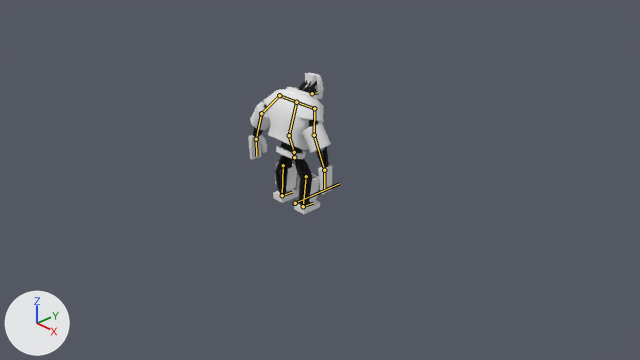
One commit to the Blender file RPG/RPG/data/assets/units/golem/golem.blend: the scene before it, then after it.
Rendered twice from the file's camera 'Camera'. Arrows for +X, +Y and +Z are at lower left; the lights stay in place. The bones that bend it are drawn over the model as lines.
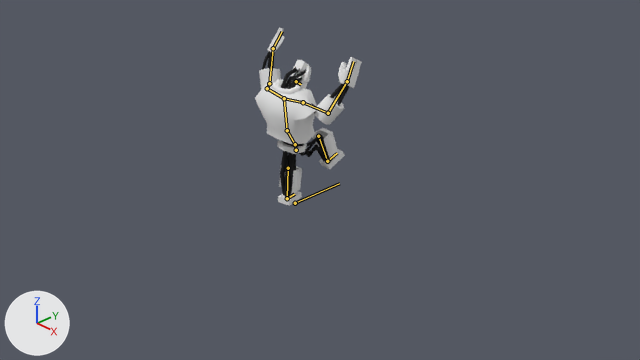
The newer file adds an action. The first version stands in its rest pose; the second is drawn at frame 50 of the action 'attack_stomp'.

Where the change shows, as pixel boxes (x1, y1, x2, y2) in the pictures (640 x 360 px):
'Cube', posed (29% wider, 27% taller)
    before: (249, 73, 332, 214)
    after: (255, 27, 362, 206)
bone 'Hip', root to tip
    before: (294, 157) to (294, 152)
    after: (296, 150) to (295, 144)
bone 'Leg_L', root to tip
    before: (283, 165) to (282, 195)
    after: (288, 168) to (287, 198)
bone 'Foot_L', root to tip
    before: (282, 195) to (292, 192)
    after: (287, 198) to (294, 194)
bone 'Leg_R', root to tip
    before: (306, 176) to (303, 206)
    after: (318, 136) to (327, 161)
bone 'Chest', root to tip
    before: (289, 135) to (296, 102)
    after: (287, 130) to (284, 98)
bone 'Shoulder_R', root to tip
    before: (296, 102) to (314, 108)
    after: (284, 98) to (303, 102)
bone 'UpperArm_R', root to tip
    before: (314, 108) to (314, 135)
    after: (303, 102) to (328, 113)
bone 'LowerArm_R', root to tip
    before: (314, 135) to (324, 170)
    after: (328, 113) to (347, 81)
bone 'Shoulder_L', root to tip
    before: (296, 102) to (279, 95)
    after: (284, 98) to (267, 88)
bone 'UpperArm_L', root to tip
    before: (279, 95) to (261, 113)
    after: (267, 88) to (269, 83)
bone 'LowerArm_L', root to tip
    before: (261, 113) to (256, 139)
    after: (269, 83) to (273, 48)
bone 'Head', root to tip
    before: (312, 93) to (317, 92)
    after: (296, 81) to (301, 84)

The change, as a diff of the scene's bpy script:
```diff
--- a/RPG/RPG/data/assets/units/golem/golem.blend.py
+++ b/RPG/RPG/data/assets/units/golem/golem.blend.py
@@ bone_hip @@
 bone_hip = bpy.data.objects['Armature'].pose.bones['Hip']
-bone_hip.location = (0.0, 0.0, 0.0)
-bone_hip.rotation_quaternion = (1.0, 0.0, 0.0, 0.0)  # degrees (0, 0, 0)
+bone_hip.location = (0.0, 0.117, -0.043)
+bone_hip.rotation_quaternion = (0.899, 0.087, 0.0, 0.0)  # degrees (11, 0, 0)
@@ bone_leg_l @@
 bone_leg_l = bpy.data.objects['Armature'].pose.bones['Leg_L']  # child of 'Hip'
-bone_leg_l.location = (0.0, 0.0, 0.0)
-bone_leg_l.rotation_quaternion = (1.0, 0.0, 0.0, 0.0)  # degrees (0, 0, 0)
+bone_leg_l.location = (0.116, 0.121, -0.093)
+bone_leg_l.rotation_quaternion = (0.995, -0.095, -0.043, -0.005)  # degrees (-11, -5, 0)
@@ bone_foot_l @@
 bone_foot_l = bpy.data.objects['Armature'].pose.bones['Foot_L']  # child of 'Leg_L'
-bone_foot_l.rotation_quaternion = (1.0, 0.0, 0.0, 0.0)  # degrees (0, 0, 0)
+bone_foot_l.rotation_quaternion = (0.997, 0.0, -0.007, 0.081)  # degrees (0, -1, 9)
@@ bone_leg_r @@
 bone_leg_r = bpy.data.objects['Armature'].pose.bones['Leg_R']  # child of 'Hip'
-bone_leg_r.location = (0.0, 0.0, 0.0)
-bone_leg_r.rotation_quaternion = (1.0, 0.0, 0.0, 0.0)  # degrees (0, 0, 0)
+bone_leg_r.location = (-0.119, -0.382, 0.324)
+bone_leg_r.rotation_quaternion = (0.893, 0.132, 0.039, -0.027)  # degrees (17, 5, -3)
@@ bone_chest @@
 bone_chest = bpy.data.objects['Armature'].pose.bones['Chest']  # child of 'Lumbar'
-bone_chest.rotation_quaternion = (1.0, 0.0, 0.0, 0.0)  # degrees (0, 0, 0)
+bone_chest.rotation_quaternion = (0.898, 0.093, 0.0, 0.0)  # degrees (12, 0, 0)
@@ bone_shoulder_r @@
 bone_shoulder_r = bpy.data.objects['Armature'].pose.bones['Shoulder_R']  # child of 'Chest'
-bone_shoulder_r.rotation_quaternion = (1.0, 0.0, 0.0, 0.0)  # degrees (0, 0, 0)
+bone_shoulder_r.rotation_quaternion = (0.899, 0.028, 0.076, 0.036)  # degrees (4, 10, 5)
@@ bone_upperarm_r @@
 bone_upperarm_r = bpy.data.objects['Armature'].pose.bones['UpperArm_R']  # child of 'Shoulder_R'
-bone_upperarm_r.rotation_quaternion = (1.0, 0.0, 0.0, 0.0)  # degrees (0, 0, 0)
+bone_upperarm_r.rotation_quaternion = (0.803, 0.237, 0.203, 0.3)  # degrees (38, 13, 45)
@@ bone_lowerarm_r @@
 bone_lowerarm_r = bpy.data.objects['Armature'].pose.bones['LowerArm_R']  # child of 'UpperArm_R'
-bone_lowerarm_r.rotation_quaternion = (1.0, 0.0, 0.0, 0.0)  # degrees (0, 0, 0)
+bone_lowerarm_r.rotation_quaternion = (0.79, 0.415, 0.142, 0.136)  # degrees (57, 8, 24)
@@ bone_shoulder_l @@
 bone_shoulder_l = bpy.data.objects['Armature'].pose.bones['Shoulder_L']  # child of 'Chest'
-bone_shoulder_l.rotation_quaternion = (1.0, 0.0, 0.0, 0.0)  # degrees (0, 0, 0)
+bone_shoulder_l.rotation_quaternion = (0.899, 0.049, -0.056, -0.027)  # degrees (6, -7, -4)
@@ bone_upperarm_l @@
 bone_upperarm_l = bpy.data.objects['Armature'].pose.bones['UpperArm_L']  # child of 'Shoulder_L'
-bone_upperarm_l.rotation_quaternion = (1.0, 0.0, 0.0, 0.0)  # degrees (0, 0, 0)
+bone_upperarm_l.rotation_quaternion = (0.755, 0.392, -0.235, -0.251)  # degrees (59, -11, -43)
@@ bone_lowerarm_l @@
 bone_lowerarm_l = bpy.data.objects['Armature'].pose.bones['LowerArm_L']  # child of 'UpperArm_L'
-bone_lowerarm_l.rotation_quaternion = (1.0, 0.0, 0.0, 0.0)  # degrees (0, 0, 0)
+bone_lowerarm_l.rotation_quaternion = (0.816, 0.405, -0.027, -0.025)  # degrees (53, -2, -4)
@@ bone_head @@
 bone_head = bpy.data.objects['Armature'].pose.bones['Head']  # child of 'Chest'
-bone_head.location = (0.0, 0.0, 0.0)
-bone_head.rotation_quaternion = (1.0, 0.0, 0.0, 0.0)  # degrees (0, 0, 0)
+bone_head.location = (0.0, -0.019, 0.032)
+bone_head.rotation_quaternion = (0.819, -0.399, 0.0, 0.0)  # degrees (-52, 0, 0)
```
